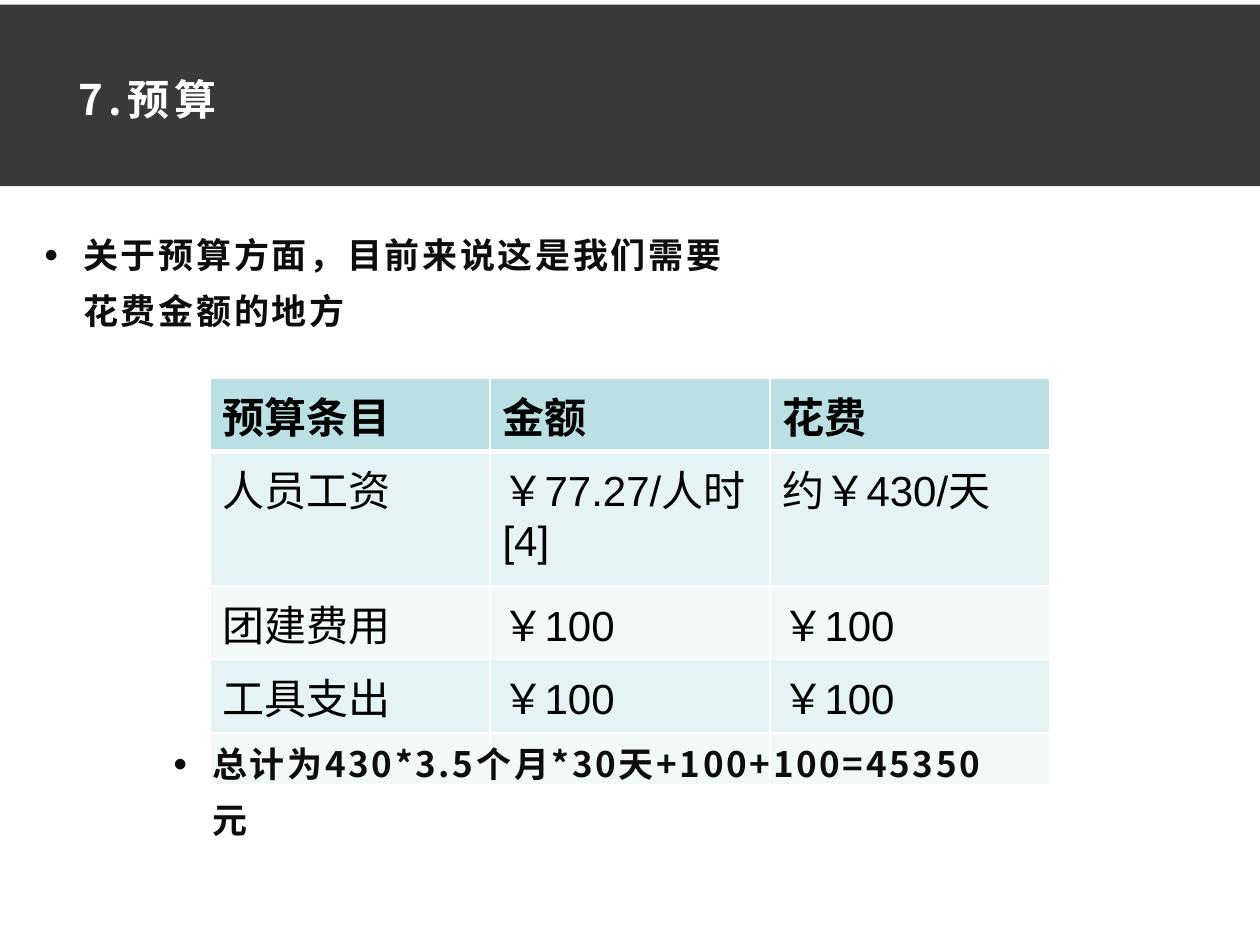
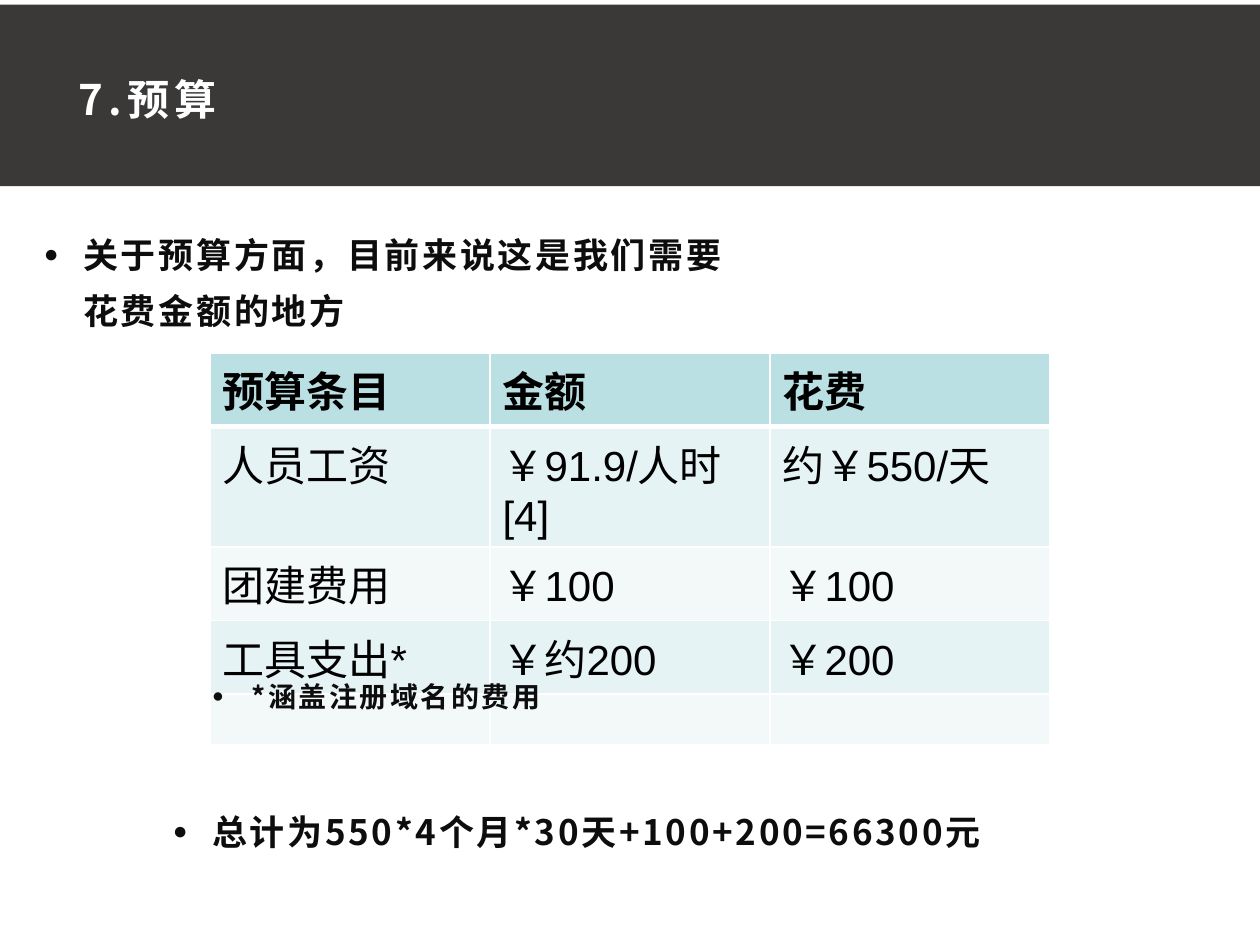
Before and after one commit to ConstanTWT/SE2020-G01, a slide deck: slide 17 of 项目计划书/G01小组项目计划PPT0.3.pptx (slide 18 before the commit). Drawn at 1260x945 pixels with LibreOffice and Linux fonts; fonts in the diff are those of the drawing. Boxes give left, top, right and bottom in pixels: in the first picture for what was removed or moved away, otherwise in the second. Text is boxed around its words. In the diff, an @@ line names an element or a change of style, - is before the commit and + after.

```diff
--- a/项目计划书/G01小组项目计划PPT0.3.pptx
+++ b/项目计划书/G01小组项目计划PPT0.3.pptx
@@ table at bbox=[210, 353, 1050, 690] @@
-row 2, column 2: ￥77.27/人时[4]
+row 2, column 2: ￥91.9/人时[4]
-row 2, column 3: 约￥430/天
+row 2, column 3: 约￥550/天
-row 4: 工具支出 | ￥100 | ￥100
+row 4: 工具支出* | ￥约200 | ￥200
@@ table: place and size @@
-table at bbox=[210, 378, 1050, 732]
+table at bbox=[210, 353, 1050, 690]
@@ text added at bbox=[252, 683, 541, 710], 16 pt, text #0D0D0D, bold @@
+● *涵盖注册域名的费用
@@ text at bbox=[212, 815, 981, 848]: text changed @@
-● 总计为430*3.5个月*30天+100+100=45350元
+● 总计为550*4个月*30天+100+200=66300元
```
Also in this commit, not shown: 4 other slides changed, 1 slide removed, 2 other files.
